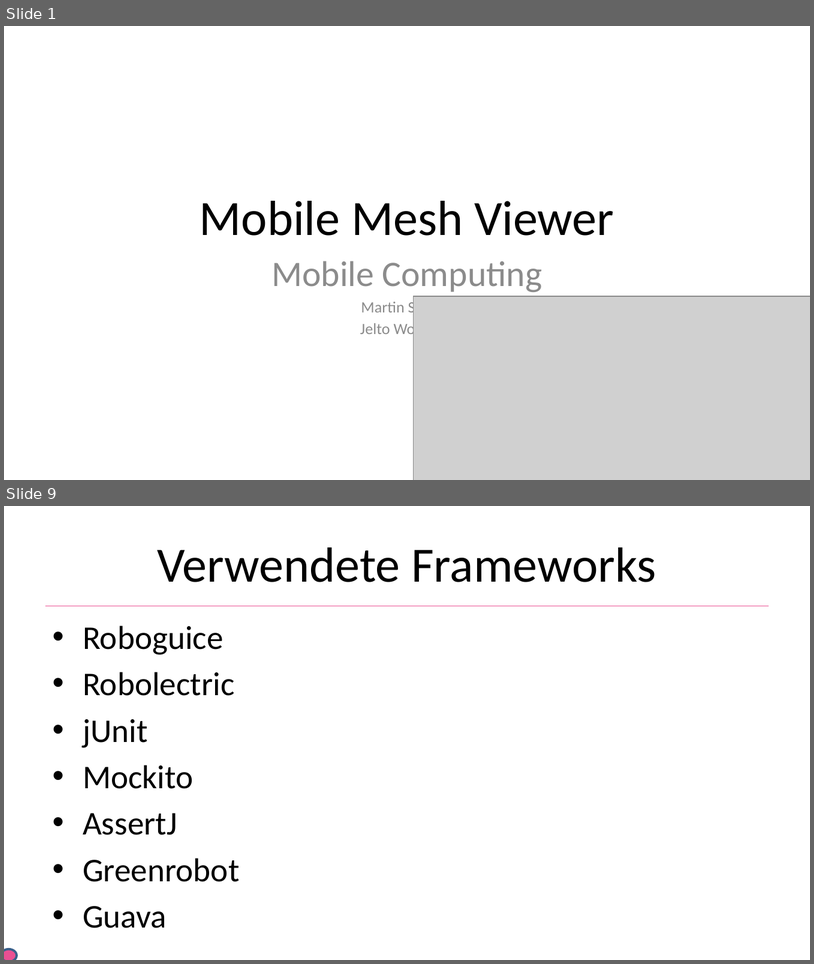
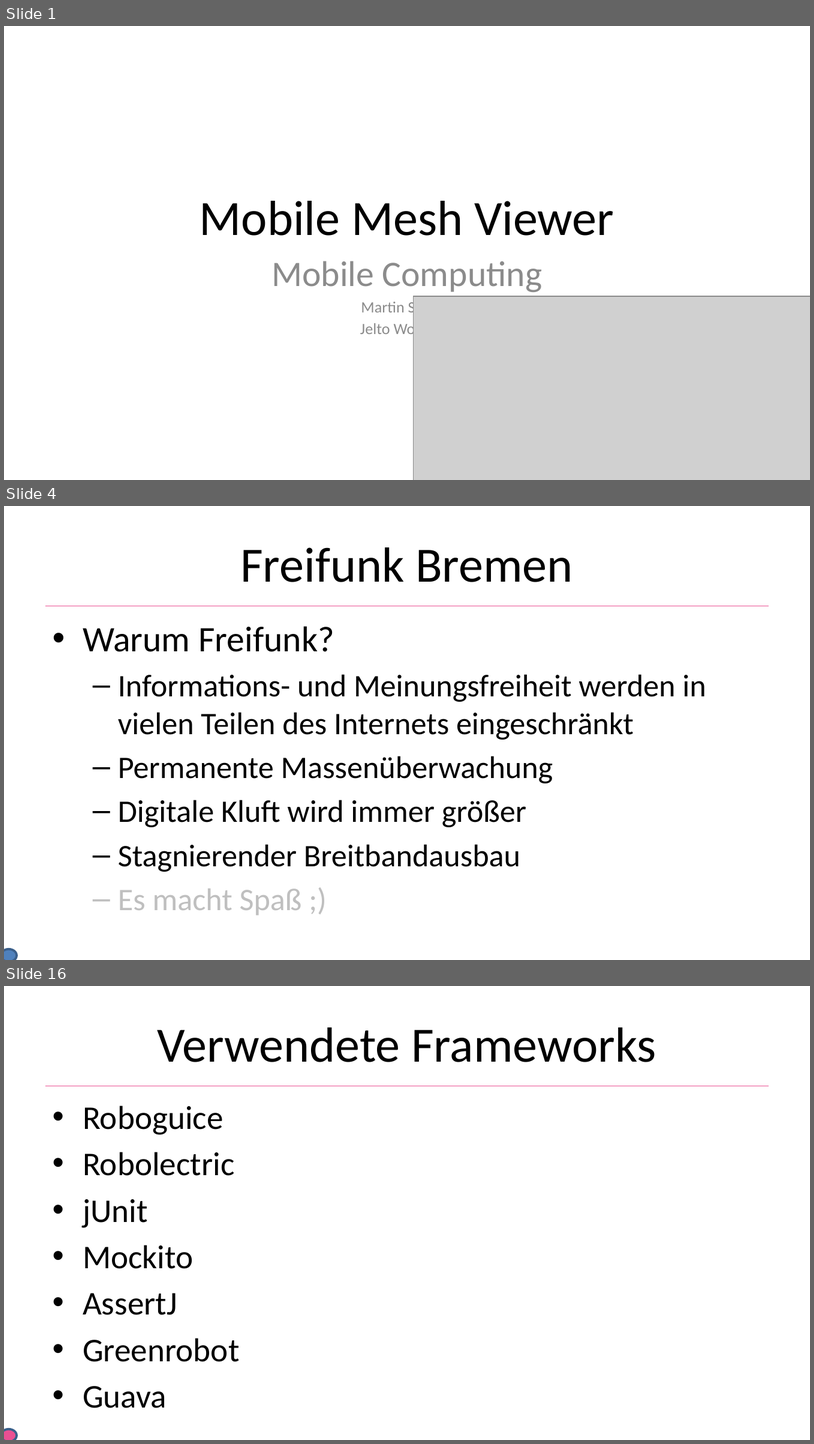
Before and after one commit to He1md4ll/MobileMeshViewer, a slide deck: docs/mobile_meshviewer_praezi.pptx. Shown one above the other, each under a label of ours: slides 1 and 9 before the commit, slides 1, 4 and 16 after it; the slides between them are not shown. The pictures are 814x964 and 814x1444 pixels, drawn with LibreOffice and Linux fonts; fonts in the diff are those of the drawing; grey boxes stand for pictures; background and template pictures are left out. Boxes give left, top, right and bottom in pixels: in the first picture for what was removed or moved away, otherwise in the second. Text is boxed around its words. In the diff, an @@ line names an element or a change of style, - is before the commit and + after.

Commit message:
added some content to presentation (freifunk basics, motivation, basics testing)

```diff
--- a/docs/mobile_meshviewer_praezi.pptx
+++ b/docs/mobile_meshviewer_praezi.pptx
@@ slide 4 added at [4,506,810,960], background #FFFFFF; not listed: 1 template element that a slide beside it also shows @@
@@ title added at [240,547,573,582], 44 pt, text #000000 @@
+Freifunk Bremen
@@ text added at [83,626,706,915], 28 pt, text #000000 @@
+• Warum Freifunk?
+  – Informations- und Meinungsfreiheit werden in vielen Teilen des Internets eingeschränkt
+  – Permanente Massenüberwachung
+  – Digitale Kluft wird immer größer
+  – Stagnierender Breitbandausbau
+  – Es macht Spaß ;)
@@ ellipse added at [4,949,17,960], fill #4F81BD, outline #3A5F8C 2 pt @@
@@ what was slide 9 is now slide 16 @@
```
Also in this commit, not shown: 7 slides changed, 7 other slides added.
